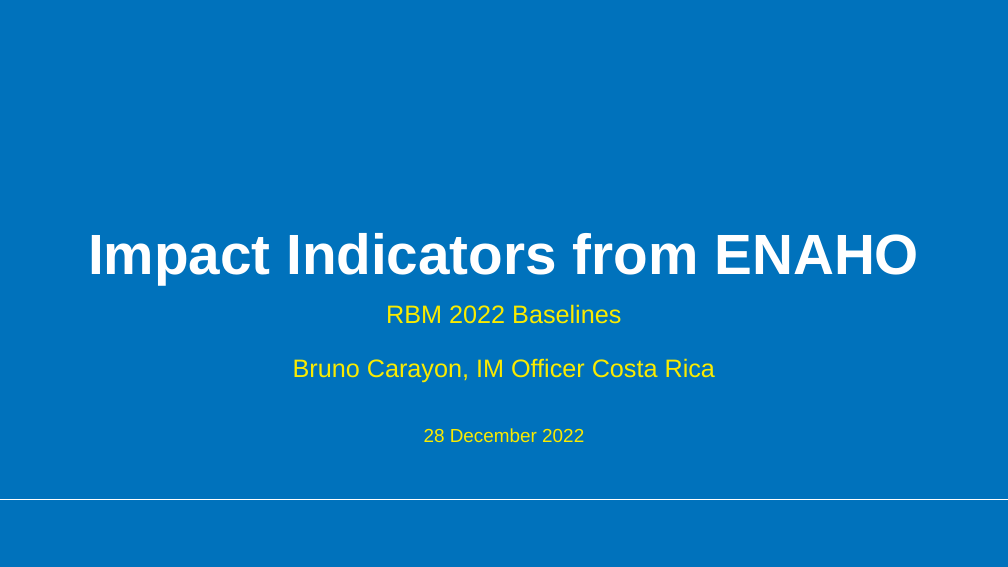
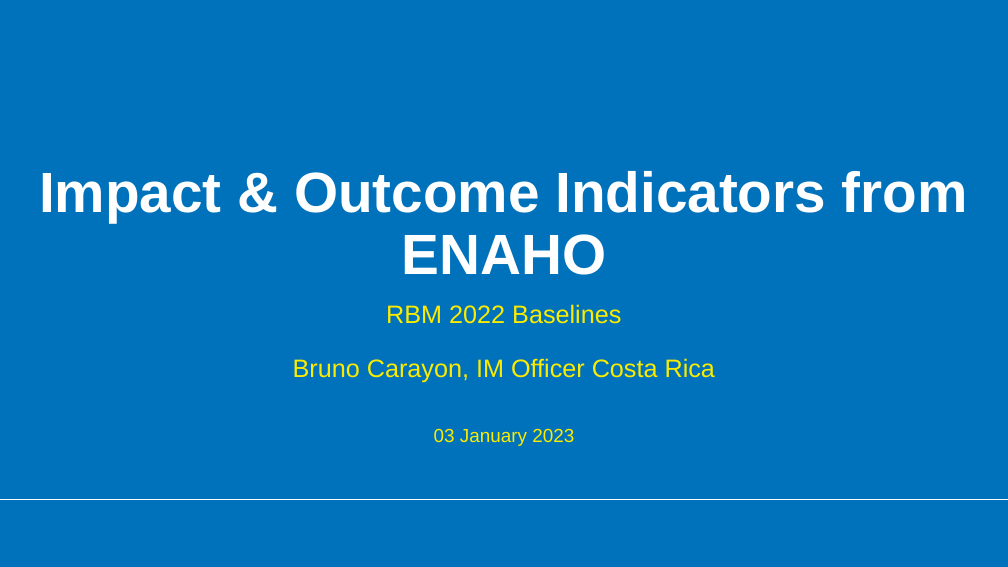
Before and after one commit to UNHCR-CostaRica/ENAHO_2021, a slide deck: slide 1 of COSTA-RICA---RBM-Impact-Indicators-from-ENAHO.pptx. Drawn at 1008x567 pixels with LibreOffice and Linux fonts; fonts in the diff are those of the drawing; background and template pictures are left out. Boxes give left, top, right and bottom in pixels: in the first picture for what was removed or moved away, otherwise in the second. Text is boxed around its words. In the diff, an @@ line names an element or a change of style, - is before the commit and + after.

```diff
--- a/COSTA-RICA---RBM-Impact-Indicators-from-ENAHO.pptx
+++ b/COSTA-RICA---RBM-Impact-Indicators-from-ENAHO.pptx
@@ title at (39,171,968,275): text changed @@
-Impact Indicators from ENAHO
+Impact & Outcome Indicators from ENAHO
@@ text at (434,428,574,446): text changed @@
-28 December 2022
+03 January 2023
```
Also in this commit, not shown: 3 other slides changed, 4 other files.
